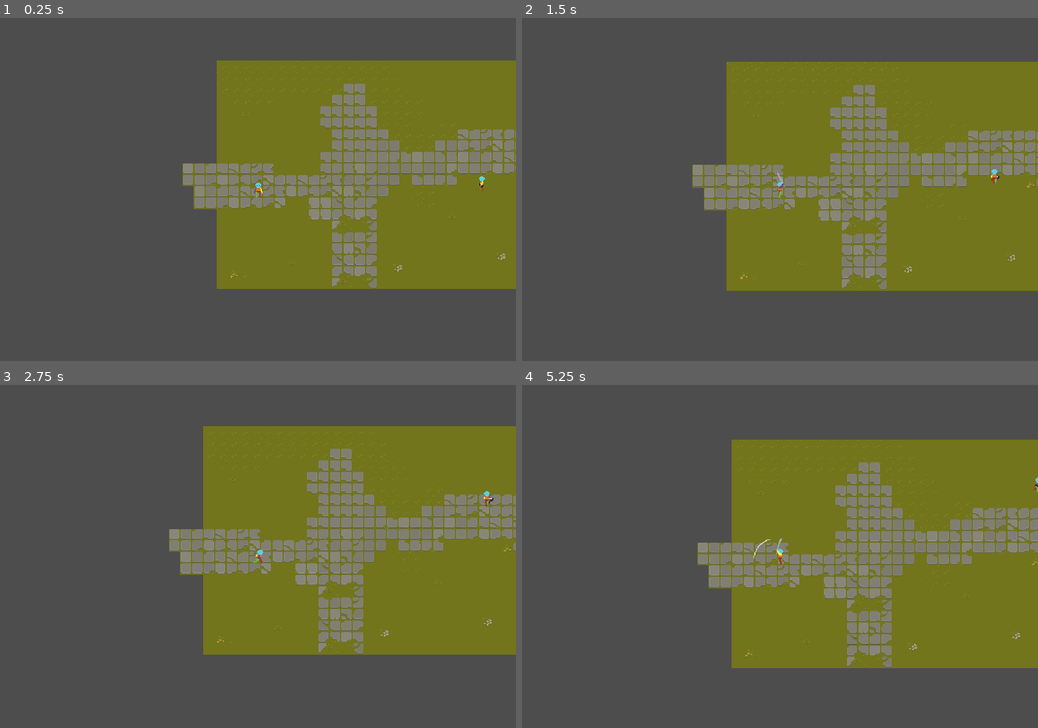
Above: before the commit, frames 1-4 (two rows, left to right).
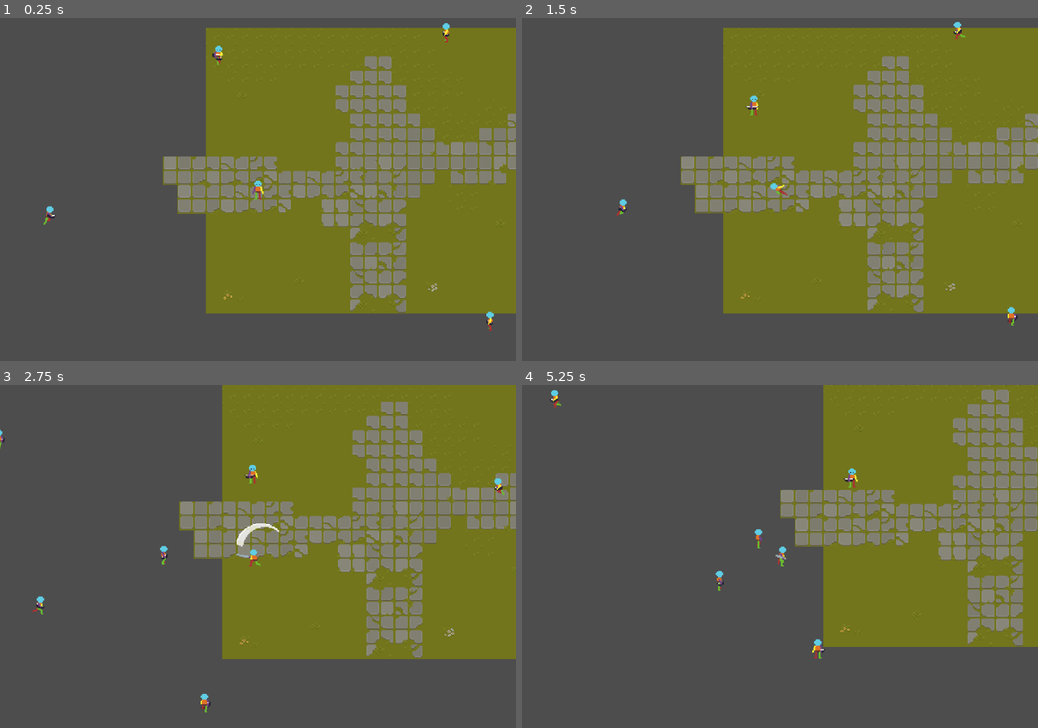
Above: after the commit, the same moments.

Repository: DmNiv/Tekoha
Game: Godot game, scene res://levels/teste.tscn
The game is run twice, just before and just after one commit, with the same random seed, the same clock (stepped at 60 frames per second) and the same inputs.
Inputs (mouse positions are in pixels of both pictures, inside the frame that each line leads up to):
- Up to frame 1 (0.25 s): no input
- Up to frame 2 (1.5 s): move the mouse to (893, 172) at 0.52 s; hold D (move_right) 0.53-1.28 s; click (893, 172) at 0.6 s; right-click (893, 172) at 0.8 s; move the mouse to (676, 206) at 1.27 s; hold S (move_down) from 1.28 s (still down); right-click (676, 206) at 1.35 s
- Up to frame 3 (2.75 s): click (154, 573) at 1.55 s; move the mouse to (309, 481) at 2.02 s; release S (move_down) at 2.03 s; hold D (move_right) from 2.03 s (still down); click (309, 481) at 2.1 s; right-click (309, 481) at 2.3 s
- Up to frame 4 (5.25 s): move the mouse to (754, 625) at 2.77 s; release D (move_right) at 2.78 s; hold W (move_up) 2.78-3.53 s; right-click (754, 625) at 2.85 s; click (754, 625) at 3.05 s; move the mouse to (934, 607) at 3.52 s; hold A (move_left) 3.53-5.03 s; click (934, 607) at 3.6 s; right-click (934, 607) at 3.8 s; move the mouse to (625, 505) at 4.27 s; right-click (625, 505) at 4.35 s; click (625, 505) at 4.55 s; move the mouse to (805, 556) at 5.02 s; hold S (move_down) from 5.03 s (still down); click (805, 556) at 5.1 s

The runs differ from the first frame. In frame 1, 22% of the frame differs, in the area x 8-100%, y 1-92%; in frame 2, 22%; in frame 3, 24%; in frame 4, 32%, in the area x 5-100%, y 0-83%.

Commit message:
roll implementado

Diff:
--- a/tekoha/levels/teste.tscn
+++ b/tekoha/levels/teste.tscn
@@ -678,6 +678,28 @@
 position = Vector2(58, 133)
 
 [node name="Camera2D" type="Camera2D" parent="Player"]
+zoom = Vector2(1.25, 1.25)
 
 [node name="EnemyRanged" parent="." instance=ExtResource("2_f0ocu")]
 position = Vector2(370, 124)
+
+[node name="EnemyRanged2" parent="." instance=ExtResource("2_f0ocu")]
+position = Vector2(11, -28)
+
+[node name="EnemyRanged3" parent="." instance=ExtResource("2_f0ocu")]
+position = Vector2(-188, 163)
+
+[node name="EnemyRanged4" parent="." instance=ExtResource("2_f0ocu")]
+position = Vector2(-37, 373)
+
+[node name="EnemyRanged5" parent="." instance=ExtResource("2_f0ocu")]
+position = Vector2(-263, 267)
+
+[node name="EnemyRanged6" parent="." instance=ExtResource("2_f0ocu")]
+position = Vector2(317, 280)
+
+[node name="EnemyRanged7" parent="." instance=ExtResource("2_f0ocu")]
+position = Vector2(-280, 106)
+
+[node name="EnemyRanged8" parent="." instance=ExtResource("2_f0ocu")]
+position = Vector2(268, -43)
--- a/tekoha/player/animation_tree.gd
+++ b/tekoha/player/animation_tree.gd
@@ -8,3 +8,4 @@
 	set("parameters/Attack01/blend_position", player.attack_direction)
 	set("parameters/AttackEnd/blend_position", player.attack_direction)
 	set("parameters/Attack02/blend_position", player.attack_direction)
+	set("parameters/Roll/blend_position", player.roll_direction)
--- a/tekoha/player/player.gd
+++ b/tekoha/player/player.gd
@@ -9,10 +9,9 @@
 
 # Variáveis de ataque
 var attack_direction : Vector2 = Vector2.ZERO
-var can_attack : bool = true
 
-# Variáveis de Dash
-var can_dash: bool = true
+var roll_direction : Vector2 = Vector2.ZERO
+var can_roll: bool = true
 
 @onready var animation_tree: AnimationTree = $AnimationTree
 
@@ -30,3 +29,6 @@
 
 func set_mouse_direction():
 	mouse_direction = (get_global_mouse_position() - global_position).normalized()
+
+func _on_roll_timer_timeout() -> void:
+	can_roll = true
--- a/tekoha/player/player.tscn
+++ b/tekoha/player/player.tscn
@@ -29,8 +29,16 @@
 [ext_resource type="Script" uid="uid://cryb2wkdfpems" path="res://components/health/health_component.gd" id="14_lq6vg"]
 [ext_resource type="Script" uid="uid://cwa0a7ot3ldjx" path="res://components/hitbox/hitbox_component.gd" id="15_hqlns"]
 [ext_resource type="Script" uid="uid://gejijb3of1l0" path="res://player/states/state_attack01.gd" id="20_65viv"]
+[ext_resource type="Texture2D" uid="uid://dqesbp3b4pin2" path="res://player/assets/3_Template_Dash_Down-Sheet.png" id="21_ge24q"]
+[ext_resource type="Texture2D" uid="uid://d3k28hqp68feg" path="res://player/assets/3_Template_Dash_Left-Sheet.png" id="22_pnw6m"]
+[ext_resource type="Texture2D" uid="uid://dhx8atgpsf678" path="res://player/assets/3_Template_Dash_Right-Sheet.png" id="23_1so5t"]
+[ext_resource type="Texture2D" uid="uid://luisob5f25v1" path="res://player/assets/3_Template_Dash_Up-Sheet.png" id="24_55jnj"]
 [ext_resource type="Script" uid="uid://bams61k3mbgxn" path="res://player/states/attack_end.gd" id="25_knn7v"]
 [ext_resource type="Script" uid="uid://tc6n5rypn0ql" path="res://player/states/state_attack02.gd" id="30_jd2rm"]
+[ext_resource type="Script" uid="uid://dksw0a2dtuj7o" path="res://player/states/state_dash.gd" id="32_1s1yo"]
+
+[sub_resource type="RectangleShape2D" id="RectangleShape2D_5ejfk"]
+size = Vector2(70, 70)
 
 [sub_resource type="RectangleShape2D" id="RectangleShape2D_1s1yo"]
 size = Vector2(68, 39)
@@ -490,6 +498,134 @@
 [sub_resource type="AtlasTexture" id="AtlasTexture_3umdu"]
 atlas = ExtResource("5_cjulj")
 region = Rect2(640, 0, 128, 128)
+
+[sub_resource type="AtlasTexture" id="AtlasTexture_oevg7"]
+atlas = ExtResource("21_ge24q")
+region = Rect2(0, 0, 128, 128)
+
+[sub_resource type="AtlasTexture" id="AtlasTexture_teerl"]
+atlas = ExtResource("21_ge24q")
+region = Rect2(128, 0, 128, 128)
+
+[sub_resource type="AtlasTexture" id="AtlasTexture_ama2g"]
+atlas = ExtResource("21_ge24q")
+region = Rect2(256, 0, 128, 128)
+
+[sub_resource type="AtlasTexture" id="AtlasTexture_w10ni"]
+atlas = ExtResource("21_ge24q")
+region = Rect2(384, 0, 128, 128)
+
+[sub_resource type="AtlasTexture" id="AtlasTexture_wyvah"]
+atlas = ExtResource("21_ge24q")
+region = Rect2(512, 0, 128, 128)
+
+[sub_resource type="AtlasTexture" id="AtlasTexture_v0nfp"]
+atlas = ExtResource("21_ge24q")
+region = Rect2(640, 0, 128, 128)
+
+[sub_resource type="AtlasTexture" id="AtlasTexture_1g4h8"]
+atlas = ExtResource("21_ge24q")
+region = Rect2(768, 0, 128, 128)
+
+[sub_resource type="AtlasTexture" id="AtlasTexture_0toqm"]
+atlas = ExtResource("21_ge24q")
+region = Rect2(896, 0, 128, 128)
+
+[sub_resource type="AtlasTexture" id="AtlasTexture_wh3n5"]
+atlas = ExtResource("22_pnw6m")
+region = Rect2(0, 0, 128, 128)
+
+[sub_resource type="AtlasTexture" id="AtlasTexture_vuyvy"]
+atlas = ExtResource("22_pnw6m")
+region = Rect2(128, 0, 128, 128)
+
+[sub_resource type="AtlasTexture" id="AtlasTexture_0yt84"]
+atlas = ExtResource("22_pnw6m")
+region = Rect2(256, 0, 128, 128)
+
+[sub_resource type="AtlasTexture" id="AtlasTexture_318aw"]
+atlas = ExtResource("22_pnw6m")
+region = Rect2(384, 0, 128, 128)
+
+[sub_resource type="AtlasTexture" id="AtlasTexture_kosww"]
+atlas = ExtResource("22_pnw6m")
+region = Rect2(512, 0, 128, 128)
+
+[sub_resource type="AtlasTexture" id="AtlasTexture_s15n6"]
+atlas = ExtResource("22_pnw6m")
+region = Rect2(640, 0, 128, 128)
+
+[sub_resource type="AtlasTexture" id="AtlasTexture_es2j2"]
+atlas = ExtResource("22_pnw6m")
+region = Rect2(768, 0, 128, 128)
+
+[sub_resource type="AtlasTexture" id="AtlasTexture_dbpvf"]
+atlas = ExtResource("22_pnw6m")
+region = Rect2(896, 0, 128, 128)
+
+[sub_resource type="AtlasTexture" id="AtlasTexture_68g1w"]
+atlas = ExtResource("23_1so5t")
+region = Rect2(0, 0, 128, 128)
+
+[sub_resource type="AtlasTexture" id="AtlasTexture_m1060"]
+atlas = ExtResource("23_1so5t")
+region = Rect2(128, 0, 128, 128)
+
+[sub_resource type="AtlasTexture" id="AtlasTexture_uju0u"]
+atlas = ExtResource("23_1so5t")
+region = Rect2(256, 0, 128, 128)
+
+[sub_resource type="AtlasTexture" id="AtlasTexture_ckf88"]
+atlas = ExtResource("23_1so5t")
+region = Rect2(384, 0, 128, 128)
+
+[sub_resource type="AtlasTexture" id="AtlasTexture_ciyjg"]
+atlas = ExtResource("23_1so5t")
+region = Rect2(512, 0, 128, 128)
+
+[sub_resource type="AtlasTexture" id="AtlasTexture_3xi0n"]
+atlas = ExtResource("23_1so5t")
+region = Rect2(640, 0, 128, 128)
+
+[sub_resource type="AtlasTexture" id="AtlasTexture_hioli"]
+atlas = ExtResource("23_1so5t")
+region = Rect2(768, 0, 128, 128)
+
+[sub_resource type="AtlasTexture" id="AtlasTexture_e5mnx"]
+atlas = ExtResource("23_1so5t")
+region = Rect2(896, 0, 128, 128)
+
+[sub_resource type="AtlasTexture" id="AtlasTexture_dt0ky"]
+atlas = ExtResource("24_55jnj")
+region = Rect2(0, 0, 128, 128)
+
+[sub_resource type="AtlasTexture" id="AtlasTexture_mhw2q"]
+atlas = ExtResource("24_55jnj")
+region = Rect2(128, 0, 128, 128)
+
+[sub_resource type="AtlasTexture" id="AtlasTexture_vvji8"]
+atlas = ExtResource("24_55jnj")
+region = Rect2(256, 0, 128, 128)
+
+[sub_resource type="AtlasTexture" id="AtlasTexture_xgxvu"]
+atlas = ExtResource("24_55jnj")
+region = Rect2(384, 0, 128, 128)
+
+[sub_resource type="AtlasTexture" id="AtlasTexture_pdnyr"]
+atlas = ExtResource("24_55jnj")
+region = Rect2(512, 0, 128, 128)
+
+[sub_resource type="AtlasTexture" id="AtlasTexture_26ehw"]
+atlas = ExtResource("24_55jnj")
+region = Rect2(640, 0, 128, 128)
+
+[sub_resource type="AtlasTexture" id="AtlasTexture_4vegf"]
+atlas = ExtResource("24_55jnj")
+region = Rect2(768, 0, 128, 128)
+
+[sub_resource type="AtlasTexture" id="AtlasTexture_rvnmh"]
+atlas = ExtResource("24_55jnj")
+region = Rect2(896, 0, 128, 128)
 
 [sub_resource type="AtlasTexture" id="AtlasTexture_73wy0"]
 atlas = ExtResource("6_a8jci")
@@ -1004,6 +1140,122 @@
 "loop": true,
 "name": &"idle_up",
 "speed": 10.0
+}, {
+"frames": [{
+"duration": 1.0,
+"texture": SubResource("AtlasTexture_oevg7")
+}, {
+"duration": 1.0,
+"texture": SubResource("AtlasTexture_teerl")
+}, {
+"duration": 1.0,
+"texture": SubResource("AtlasTexture_ama2g")
+}, {
+"duration": 1.0,
+"texture": SubResource("AtlasTexture_w10ni")
+}, {
+"duration": 1.0,
+"texture": SubResource("AtlasTexture_wyvah")
+}, {
+"duration": 1.0,
+"texture": SubResource("AtlasTexture_v0nfp")
+}, {
+"duration": 1.0,
+"texture": SubResource("AtlasTexture_1g4h8")
+}, {
+"duration": 1.0,
+"texture": SubResource("AtlasTexture_0toqm")
+}],
+"loop": true,
+"name": &"roll_down",
+"speed": 5.0
+}, {
+"frames": [{
+"duration": 1.0,
+"texture": SubResource("AtlasTexture_wh3n5")
+}, {
+"duration": 1.0,
+"texture": SubResource("AtlasTexture_vuyvy")
+}, {
+"duration": 1.0,
+"texture": SubResource("AtlasTexture_0yt84")
+}, {
+"duration": 1.0,
+"texture": SubResource("AtlasTexture_318aw")
+}, {
+"duration": 1.0,
+"texture": SubResource("AtlasTexture_kosww")
+}, {
+"duration": 1.0,
+"texture": SubResource("AtlasTexture_s15n6")
+}, {
+"duration": 1.0,
+"texture": SubResource("AtlasTexture_es2j2")
+}, {
+"duration": 1.0,
+"texture": SubResource("AtlasTexture_dbpvf")
+}],
+"loop": true,
+"name": &"roll_left",
+"speed": 5.0
+}, {
+"frames": [{
+"duration": 1.0,
+"texture": SubResource("AtlasTexture_68g1w")
+}, {
+"duration": 1.0,
+"texture": SubResource("AtlasTexture_m1060")
+}, {
+"duration": 1.0,
+"texture": SubResource("AtlasTexture_uju0u")
+}, {
+"duration": 1.0,
+"texture": SubResource("AtlasTexture_ckf88")
+}, {
+"duration": 1.0,
+"texture": SubResource("AtlasTexture_ciyjg")
+}, {
+"duration": 1.0,
+"texture": SubResource("AtlasTexture_3xi0n")
+}, {
+"duration": 1.0,
+"texture": SubResource("AtlasTexture_hioli")
+}, {
+"duration": 1.0,
+"texture": SubResource("AtlasTexture_e5mnx")
+}],
+"loop": true,
+"name": &"roll_right",
+"speed": 5.0
+}, {
+"frames": [{
+"duration": 1.0,
+"texture": SubResource("AtlasTexture_dt0ky")
+}, {
+"duration": 1.0,
+"texture": SubResource("AtlasTexture_mhw2q")
+}, {
+"duration": 1.0,
+"texture": SubResource("AtlasTexture_vvji8")
+}, {
+"duration": 1.0,
+"texture": SubResource("AtlasTexture_xgxvu")
+}, {
+"duration": 1.0,
+"texture": SubResource("AtlasTexture_pdnyr")
+}, {
+"duration": 1.0,
+"texture": SubResource("AtlasTexture_26ehw")
+}, {
+"duration": 1.0,
+"texture": SubResource("AtlasTexture_4vegf")
+}, {
+"duration": 1.0,
+"texture": SubResource("AtlasTexture_rvnmh")
+}],
+"loop": true,
+"name": &"roll_up",
+"speed": 5.0
 }, {
 "frames": [{
 "duration": 1.0,
@@ -1839,6 +2091,190 @@
 "transitions": PackedFloat32Array(1, 1, 1, 1, 1, 1),
 "update": 1,
 "values": [0, 1, 2, 3, 4, 5]
+}
+
+[sub_resource type="Animation" id="Animation_ge24q"]
+resource_name = "roll_down"
+length = 0.333338
+step = 0.0416667
+tracks/0/type = "value"
+tracks/0/imported = false
+tracks/0/enabled = true
+tracks/0/path = NodePath("Sprite:animation")
+tracks/0/interp = 1
+tracks/0/loop_wrap = true
+tracks/0/keys = {
+"times": PackedFloat32Array(0),
+"transitions": PackedFloat32Array(1),
+"update": 1,
+"values": [&"roll_down"]
+}
+tracks/1/type = "value"
+tracks/1/imported = false
+tracks/1/enabled = true
+tracks/1/path = NodePath("Sprite:frame")
+tracks/1/interp = 1
+tracks/1/loop_wrap = true
+tracks/1/keys = {
+"times": PackedFloat32Array(0, 0.0416667, 0.0833333, 0.125, 0.166667, 0.208333, 0.25, 0.291667),
+"transitions": PackedFloat32Array(1, 1, 1, 1, 1, 1, 1, 1),
+"update": 1,
+"values": [0, 1, 2, 3, 4, 5, 6, 7]
+}
+tracks/2/type = "method"
+tracks/2/imported = false
+tracks/2/enabled = true
+tracks/2/path = NodePath("StateMachine/Roll")
+tracks/2/interp = 1
+tracks/2/loop_wrap = true
+tracks/2/keys = {
+"times": PackedFloat32Array(0, 0.333333),
+"transitions": PackedFloat32Array(1, 1),
+"values": [{
+"args": [],
+"method": &"dash"
+}, {
+"args": [],
+"method": &"stop_dash"
+}]
+}
+
+[sub_resource type="Animation" id="Animation_8v6lc"]
+resource_name = "roll_left"
+length = 0.333338
+step = 0.0416667
+tracks/0/type = "value"
+tracks/0/imported = false
+tracks/0/enabled = true
+tracks/0/path = NodePath("Sprite:animation")
+tracks/0/interp = 1
+tracks/0/loop_wrap = true
+tracks/0/keys = {
+"times": PackedFloat32Array(0),
+"transitions": PackedFloat32Array(1),
+"update": 1,
+"values": [&"roll_left"]
+}
+tracks/1/type = "value"
+tracks/1/imported = false
+tracks/1/enabled = true
+tracks/1/path = NodePath("Sprite:frame")
+tracks/1/interp = 1
+tracks/1/loop_wrap = true
+tracks/1/keys = {
+"times": PackedFloat32Array(0, 0.0416667, 0.0833333, 0.125, 0.166667, 0.208333, 0.25, 0.291667),
+"transitions": PackedFloat32Array(1, 1, 1, 1, 1, 1, 1, 1),
+"update": 1,
+"values": [0, 1, 2, 3, 4, 5, 6, 7]
+}
+tracks/2/type = "method"
+tracks/2/imported = false
+tracks/2/enabled = true
+tracks/2/path = NodePath("StateMachine/Roll")
+tracks/2/interp = 1
+tracks/2/loop_wrap = true
+tracks/2/keys = {
+"times": PackedFloat32Array(0, 0.333333),
+"transitions": PackedFloat32Array(1, 1),
+"values": [{
+"args": [],
+"method": &"dash"
+}, {
+"args": [],
+"method": &"stop_dash"
+}]
+}
+
+[sub_resource type="Animation" id="Animation_pnw6m"]
+resource_name = "roll_right"
+length = 0.333338
+step = 0.0416667
+tracks/0/type = "value"
+tracks/0/imported = false
+tracks/0/enabled = true
+tracks/0/path = NodePath("Sprite:animation")
+tracks/0/interp = 1
+tracks/0/loop_wrap = true
+tracks/0/keys = {
+"times": PackedFloat32Array(0),
+"transitions": PackedFloat32Array(1),
+"update": 1,
+"values": [&"roll_right"]
+}
+tracks/1/type = "value"
+tracks/1/imported = false
+tracks/1/enabled = true
+tracks/1/path = NodePath("Sprite:frame")
+tracks/1/interp = 1
+tracks/1/loop_wrap = true
+tracks/1/keys = {
+"times": PackedFloat32Array(0, 0.0416667, 0.0833333, 0.125, 0.166667, 0.208333, 0.25, 0.291667),
+"transitions": PackedFloat32Array(1, 1, 1, 1, 1, 1, 1, 1),
+"update": 1,
+"values": [0, 1, 2, 3, 4, 5, 6, 7]
+}
+tracks/2/type = "method"
+tracks/2/imported = false
+tracks/2/enabled = true
+tracks/2/path = NodePath("StateMachine/Roll")
+tracks/2/interp = 1
+tracks/2/loop_wrap = true
+tracks/2/keys = {
+"times": PackedFloat32Array(0, 0.333333),
+"transitions": PackedFloat32Array(1, 1),
+"values": [{
+"args": [],
+"method": &"dash"
+}, {
+"args": [],
+"method": &"stop_dash"
+}]
+}
+
+[sub_resource type="Animation" id="Animation_1so5t"]
+resource_name = "roll_up"
+length = 0.333338
+step = 0.0416667
+tracks/0/type = "value"
+tracks/0/imported = false
+tracks/0/enabled = true
+tracks/0/path = NodePath("Sprite:animation")
+tracks/0/interp = 1
+tracks/0/loop_wrap = true
+tracks/0/keys = {
+"times": PackedFloat32Array(0),
+"transitions": PackedFloat32Array(1),
+"update": 1,
+"values": [&"roll_up"]
+}
+tracks/1/type = "value"
+tracks/1/imported = false
+tracks/1/enabled = true
+tracks/1/path = NodePath("Sprite:frame")
+tracks/1/interp = 1
+tracks/1/loop_wrap = true
+tracks/1/keys = {
+"times": PackedFloat32Array(0, 0.0416667, 0.0833333, 0.125, 0.166667, 0.208333, 0.25, 0.291667),
+"transitions": PackedFloat32Array(1, 1, 1, 1, 1, 1, 1, 1),
+"update": 1,
+"values": [0, 1, 2, 3, 4, 5, 6, 7]
+}
+tracks/2/type = "method"
+tracks/2/imported = false
+tracks/2/enabled = true
+tracks/2/path = NodePath("StateMachine/Roll")
+tracks/2/interp = 1
+tracks/2/loop_wrap = true
+tracks/2/keys = {
+"times": PackedFloat32Array(0, 0.333333),
+"transitions": PackedFloat32Array(1, 1),
+"values": [{
+"args": [],
+"method": &"dash"
+}, {
+"args": [],
+"method": &"stop_dash"
+}]
 }
 
 [sub_resource type="Animation" id="Animation_bx7ld"]
@@ -1980,6 +2416,10 @@
 &"idle_left": SubResource("Animation_l2yju"),
 &"idle_right": SubResource("Animation_vi3df"),
 &"idle_up": SubResource("Animation_d5i3w"),
+&"roll_down": SubResource("Animation_ge24q"),
+&"roll_left": SubResource("Animation_8v6lc"),
+&"roll_right": SubResource("Animation_pnw6m"),
+&"roll_up": SubResource("Animation_1so5t"),
 &"walk_down": SubResource("Animation_bx7ld"),
 &"walk_left": SubResource("Animation_ahvye"),
 &"walk_right": SubResource("Animation_dvc4i"),
@@ -2080,6 +2520,31 @@
 max_space = Vector2(1.5, 1.5)
 blend_mode = 1
 
+[sub_resource type="AnimationNodeAnimation" id="AnimationNodeAnimation_55jnj"]
+animation = &"roll_left"
+
+[sub_resource type="AnimationNodeAnimation" id="AnimationNodeAnimation_dx5ib"]
+animation = &"roll_right"
+
+[sub_resource type="AnimationNodeAnimation" id="AnimationNodeAnimation_a2xo5"]
+animation = &"roll_down"
+
+[sub_resource type="AnimationNodeAnimation" id="AnimationNodeAnimation_art4l"]
+animation = &"roll_up"
+
+[sub_resource type="AnimationNodeBlendSpace2D" id="AnimationNodeBlendSpace2D_fjxoa"]
+blend_point_0/node = SubResource("AnimationNodeAnimation_55jnj")
+blend_point_0/pos = Vector2(-1.5, 0)
+blend_point_1/node = SubResource("AnimationNodeAnimation_dx5ib")
+blend_point_1/pos = Vector2(1.5, 0)
+blend_point_2/node = SubResource("AnimationNodeAnimation_a2xo5")
+blend_point_2/pos = Vector2(0, 1.5)
+blend_point_3/node = SubResource("AnimationNodeAnimation_art4l")
+blend_point_3/pos = Vector2(0, -1.5)
+min_space = Vector2(-1.5, -1.5)
+max_space = Vector2(1.5, 1.5)
+blend_mode = 1
+
 [sub_resource type="AnimationNodeAnimation" id="AnimationNodeAnimation_k2ibx"]
 animation = &"walk_left"
 
@@ -2135,23 +2600,42 @@
 switch_mode = 2
 advance_mode = 2
 
+[sub_resource type="AnimationNodeStateMachineTransition" id="AnimationNodeStateMachineTransition_gswnw"]
+switch_mode = 2
+advance_mode = 2
+
+[sub_resource type="AnimationNodeStateMachineTransition" id="AnimationNodeStateMachineTransition_xcnuv"]
+
+[sub_resource type="AnimationNodeStateMachineTransition" id="AnimationNodeStateMachineTransition_j55il"]
+
+[sub_resource type="AnimationNodeStateMachineTransition" id="AnimationNodeStateMachineTransition_hjies"]
+
 [sub_resource type="AnimationNodeStateMachine" id="AnimationNodeStateMachine_yukra"]
 states/Attack01/node = SubResource("AnimationNodeBlendSpace2D_uw77l")
-states/Attack01/position = Vector2(544, 219)
+states/Attack01/position = Vector2(683, 219)
 states/Attack02/node = SubResource("AnimationNodeBlendSpace2D_teerl")
-states/Attack02/position = Vector2(544, 3)
+states/Attack02/position = Vector2(683, -17)
 states/AttackEnd/node = SubResource("AnimationNodeBlendSpace2D_j420s")
-states/AttackEnd/position = Vector2(544, 100)
+states/AttackEnd/position = Vector2(683, 100)
 states/Idle/node = SubResource("AnimationNodeBlendSpace2D_xm1qh")
-states/Idle/position = Vector2(354, 100)
+states/Idle/position = Vector2(143, 100)
+states/Roll/node = SubResource("AnimationNodeBlendSpace2D_fjxoa")
+states/Roll/position = Vector2(355, -17)
+states/Start/position = Vector2(143, 219)
 states/Walk/node = SubResource("AnimationNodeBlendSpace2D_3wm6c")
-states/Walk/position = Vector2(354, 219)
-transitions = ["Start", "Idle", SubResource("AnimationNodeSt …(615 unchanged characters)… mationNodeStateMachineTransition_1so5t")]
-graph_offset = Vector2(-49, 150)
+states/Walk/position = Vector2(355, 219)
+transitions = ["Start", "Idle", SubResource("AnimationNodeSt …(615 unchanged characters)… mationNodeStateMachineTransition_1so5t"), "Roll", "Idle", SubResource("AnimationNodeStateMachineTransition_gswnw"), "AttackEnd", "Roll", SubResource("AnimationNodeStateMachineTransition_xcnuv"), "Idle", "Roll", SubResource("AnimationNodeStateMachineTransition_j55il"), "Walk", "Roll", SubResource("AnimationNodeStateMachineTransition_hjies")]
+graph_offset = Vector2(-229, -118)
 
 [node name="Player" type="CharacterBody2D" groups=["Player"]]
 collision_mask = 32
 script = ExtResource("1_roqei")
+
+[node name="FeatherArea" type="Area2D" parent="."]
+
+[node name="FeatherCollision" type="CollisionShape2D" parent="FeatherArea"]
+shape = SubResource("RectangleShape2D_5ejfk")
+disabled = true
 
 [node name="Weapon" type="Node2D" parent="."]
 script = ExtResource("2_2uvqg")
@@ -2201,6 +2685,7 @@
 parameters/Attack02/blend_position = Vector2(0, 0)
 parameters/AttackEnd/blend_position = Vector2(0, 0)
 parameters/Idle/blend_position = Vector2(0, 0)
+parameters/Roll/blend_position = Vector2(0, 0)
 parameters/Walk/blend_position = Vector2(0, 0)
 script = ExtResource("10_vdsp7")
 
@@ -2222,8 +2707,16 @@
 
 [node name="Attack02" type="Node" parent="StateMachine"]
 script = ExtResource("30_jd2rm")
+
+[node name="Roll" type="Node" parent="StateMachine"]
+script = ExtResource("32_1s1yo")
+
+[node name="RollTimer" type="Timer" parent="."]
+one_shot = true
 
 [connection signal="area_entered" from="Weapon/WeaponHitbox" to="Weapon" method="_on_weapon_hitbox_area_entered"]
 [connection signal="animation_finished" from="AnimationTree" to="StateMachine/Attack01" method="_on_animation_tree_animation_finished"]
 [connection signal="animation_finished" from="AnimationTree" to="StateMachine/AttackEnd" method="_on_animation_tree_animation_finished"]
 [connection signal="animation_finished" from="AnimationTree" to="StateMachine/Attack02" method="_on_animation_tree_animation_finished"]
+[connection signal="animation_finished" from="AnimationTree" to="StateMachine/Roll" method="_on_animation_tree_animation_finished"]
+[connection signal="timeout" from="RollTimer" to="." method="_on_roll_timer_timeout"]
--- a/tekoha/player/states/attack_end.gd
+++ b/tekoha/player/states/attack_end.gd
@@ -15,6 +15,8 @@
 func Update(_delta: float):
 	if Input.is_action_just_pressed("attack"):
 		Transitioned.emit(self, "Attack02")
+	elif Input.is_action_just_pressed("roll") and player.can_roll:
+		Transitioned.emit(self, "Roll")
 
 func Physics_Update(_delta: float):
 	pass
--- /dev/null
+++ b/tekoha/player/states/state_dash.gd
@@ -0,0 +1,46 @@
+class_name StateRoll extends State
+
+@onready var animation_tree: AnimationTree = $"../../AnimationTree"
+@onready var animation_root_node = animation_tree["parameters/playback"]
+@onready var player: Player = $"../.."
+@onready var hitbox: CollisionShape2D = $"../../HitboxComponent/Hitbox"
+@onready var roll_timer: Timer = $"../../RollTimer"
+
+
+const ROLL_SPEED : int = 150
+
+func Enter():
+	if player:
+		player.can_roll = false
+		#player.velocity = Vector2.ZERO
+		# Atualiza a direção do mouse
+		player.set_mouse_direction()
+		# Direção do ataque é a do mouse
+		player.roll_direction = player.mouse_direction
+		# Animação de cambalhota
+		animation_root_node.travel("Roll")
+
+func Exit():
+	if player:
+		roll_timer.start()
+
+func Update(_delta: float):
+	pass
+
+func Physics_Update(_delta: float):
+	pass
+
+func dash():
+	if player:
+		player.velocity = ROLL_SPEED * player.roll_direction
+		hitbox.disabled = true
+
+func stop_dash():
+	if player:
+		player.velocity = Vector2.ZERO
+		player.last_facing_direction = player.roll_direction
+		hitbox.disabled = false
+
+func _on_animation_tree_animation_finished(anim_name: StringName) -> void:
+	if anim_name in ["roll_down", "roll_up", "roll_left", "roll_right"]:
+		Transitioned.emit(self, "Idle")
--- a/tekoha/player/states/state_idle.gd
+++ b/tekoha/player/states/state_idle.gd
@@ -13,9 +13,9 @@
 	if player:
 		if player.move_direction:
 			Transitioned.emit(self, "Walk")
-		elif Input.is_action_just_pressed("roll_dash") and player.can_dash:
+		elif Input.is_action_just_pressed("roll") and player.can_roll:
 			Transitioned.emit(self, "Roll")
-		elif Input.is_action_just_pressed("attack") and player.can_attack:
+		elif Input.is_action_just_pressed("attack"):
 			Transitioned.emit(self, "Attack01")
 
 func Physics_Update(_delta: float):
--- a/tekoha/player/states/state_walk.gd
+++ b/tekoha/player/states/state_walk.gd
@@ -12,9 +12,9 @@
 	if player:
 		if !player.velocity:
 			Transitioned.emit(self, "Idle")
-		elif Input.is_action_just_pressed("roll_dash") and player.can_dash:
+		elif Input.is_action_just_pressed("roll") and player.can_roll:
 			Transitioned.emit(self, "Roll")
-		elif Input.is_action_just_pressed("attack") and player.can_attack:
+		elif Input.is_action_just_pressed("attack"):
 			Transitioned.emit(self, "Attack01")
 
 func Physics_Update(_delta: float):
--- a/tekoha/project.godot
+++ b/tekoha/project.godot
@@ -19,9 +19,9 @@
 
 window/size/viewport_width=720
 window/size/viewport_height=480
-window/size/window_width_override=1080
-window/size/window_height_override=720
-window/stretch/mode="viewport"
+window/size/window_width_override=1920
+window/size/window_height_override=1080
+window/stretch/mode="canvas_items"
 
 [file_customization]
 
@@ -62,9 +62,14 @@
 "events": [Object(InputEventMouseButton,"resource_local_to_scene":false,"resource_name":"","device":-1,"window_id":0,"a …(256 unchanged characters)…
 ]
 }
-roll_dash={
+roll={
 "deadzone": 0.5,
 "events": [Object(InputEventMouseButton,"resource_local_to_scene":false,"resource_name":"","device":-1,"window_id":0,"a …(258 unchanged characters)…
+]
+}
+use_ability={
+"deadzone": 0.2,
+"events": [Object(InputEventKey,"resource_local_to_scene":false,"resource_name":"","device":-1,"window_id":0,"alt_pressed":false,"shift_pressed":false,"ctrl_pressed":false,"meta_pressed":false,"pressed":false,"keycode":0,"physical_keycode":32,"key_label":0,"unicode":32,"location":0,"echo":false,"script":null)
 ]
 }
 
Not shown: 1 places in tekoha/player/player.tscn that only renumber resources
Not shown, added: tekoha/player/states/state_dash.gd.uid
